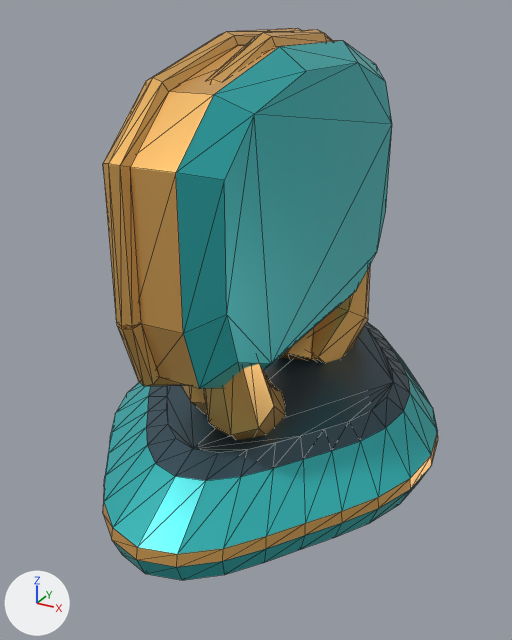
What one commit did to the glTF model public/models/optics/dualReflector.glb.
Before and after are seen from a 50 mm camera at (0.671, -1.316, 1.001) aimed at (-0.018, -0.063, 0.375). The axes (+X, +Y, +Z) are drawn at lower left. The lights are the same throughout. The first picture is the older version. Mesh edges are drawn as thin lines. Vertices at exactly the same position are counted once.

The first picture shows 'dualReflector'.
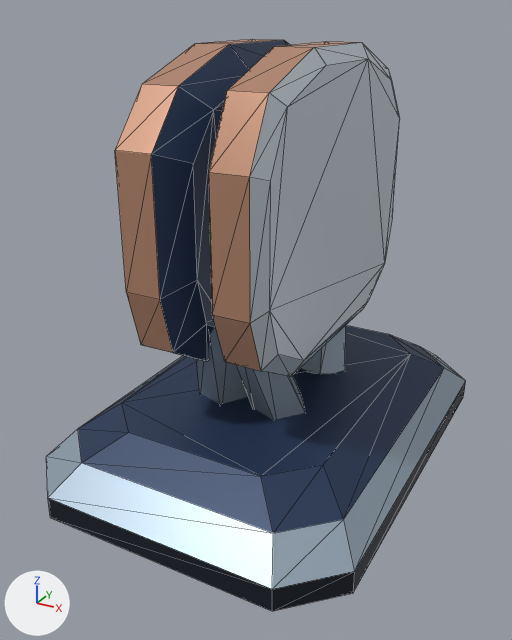
Changed parts and their boxes (x1, y1, x2, y2) in the pictures (512 x 640 px):
'dualReflector', recoloured, reshaped (25% wider)
    before: (103, 28, 438, 580)
    after: (46, 39, 466, 611)
part 1 of me_dualreflector, rebuilt (25% wider, 11% taller)
    before: (103, 322, 438, 580)
    after: (46, 325, 466, 611)
part 2 of me_dualreflector, rebuilt
    before: (208, 29, 333, 82)
    after: (209, 42, 400, 377)
part 3 of me_dualreflector, rebuilt (11% narrower, 10% shorter)
    before: (103, 28, 300, 386)
    after: (115, 39, 290, 361)
part 4 of me_dualreflector, rebuilt
    before: (204, 363, 285, 440)
    after: (237, 365, 305, 420)
part 5 of me_dualreflector, rebuilt
    before: (181, 374, 274, 414)
    after: (196, 319, 248, 404)
part 6 of me_dualreflector, rebuilt (not visible afterwards)
    before: (279, 328, 317, 361)
part 7 of me_dualreflector, rebuilt
    before: (310, 264, 371, 363)
    after: (301, 325, 346, 374)
part 8 of me_dualreflector, deleted
    before: (130, 40, 392, 389)

What the commit changed:
Material 'silvered glass' (mat_silvered_glass) changes colour from pale blue #d6f1fe to light grey #c5cfd8; in linear values from (0.67, 0.88, 0.99) to (0.558, 0.624, 0.687).
Material 'Naval enamel' (mat_naval_enamel) is new.
Its base color is (0.0203, 0.0437, 0.105) (dark blue #273b5b).
Its metallic is 0.31.
Its roughness is 0.49.
Material 'Titanium chamfers' (mat_titanium_chamfers) is new.
Its base color is (0.342, 0.429, 0.515) (greyish blue #9eafbe).
Its metallic is 0.42.
Its roughness is 0.42.
Material 'Graphite isolation' (mat_graphite_isolation) is new.
Its base color is (0.00651, 0.011, 0.0212) (black #131b28).
Its metallic is 0.25.
Its roughness is 0.61.
Material 'Copper fittings' (mat_copper_fittings) is new.
Its base color is (0.521, 0.275, 0.178) (brown #bf8f75).
Its metallic is 0.34.
Its roughness is 0.4.
me_dualreflector is used by ob_dualreflector; location (0.0, 0.0, 0.0).
me_dualreflector had 588 vertices, 1148 faces and spanned x -0.384..0.384, y -0.543..0.543, z 0.012..0.963.
me_dualreflector no longer uses material mat_midnight_ceramic (dark blue #354f5c).
me_dualreflector no longer uses material mat_lagoon_enamel (cyan #32babc).
me_dualreflector no longer uses material mat_satin_brass (orange #edb665).
me_dualreflector now has 176 vertices, 324 faces and spans x -0.36..0.36, y -0.5..0.5, z 0.0..0.94.
me_dualreflector part 1: the loose piece of 192 vertices spanning x -0.384..0.384, y -0.543..0.543, z 0.012..0.215 is rebuilt with 40 vertices and now spans x -0.36..0.36, y -0.5..0.5, z 0.0..0.208.
me_dualreflector part 2: the loose piece of 102 vertices spanning x 0.009..0.055, y -0.369..0.377, z 0.307..0.963 is rebuilt with 48 vertices and now spans x 0.014..0.148, y -0.351..0.359, z 0.33..0.94.
me_dualreflector part 3: the loose piece of 102 vertices spanning x -0.064..-0.018, y -0.483..0.473, z 0.307..0.963 is rebuilt with 48 vertices and now spans x -0.148..-0.014, y -0.359..0.351, z 0.33..0.94.
me_dualreflector part 4: the loose piece of 24 vertices spanning x -0.057..0.124, y -0.362..-0.097, z 0.128..0.492 is rebuilt with 10 vertices and now spans x -0.002..0.132, y -0.256..-0.053, z 0.17..0.477, in mat_titanium_chamfers (greyish blue #9eafbe).
me_dualreflector part 5: the loose piece of 24 vertices spanning x -0.111..0.061, y -0.289..-0.058, z 0.135..0.489 is rebuilt with 10 vertices and now spans x -0.121..0.01, y -0.255..-0.051, z 0.166..0.474, in mat_titanium_chamfers (greyish blue #9eafbe).
me_dualreflector part 6: the loose piece of 24 vertices spanning x -0.111..0.061, y 0.058..0.289, z 0.135..0.489 is rebuilt with 10 vertices and now spans x -0.121..0.01, y 0.051..0.255, z 0.166..0.474, in mat_titanium_chamfers (greyish blue #9eafbe).
me_dualreflector part 7: the loose piece of 24 vertices spanning x -0.057..0.124, y 0.097..0.362, z 0.128..0.492 is rebuilt with 10 vertices and now spans x -0.002..0.132, y 0.053..0.256, z 0.17..0.477, in mat_titanium_chamfers (greyish blue #9eafbe).
Part 8, on me_dualreflector:
96 vertices are removed from x -0.085..0.11, y -0.46..0.45, z 0.33..0.94.
184 faces are deleted.
me_dualreflector gains material mat_graphite_isolation (black #131b28).
me_dualreflector gains material mat_naval_enamel (dark blue #273b5b).
me_dualreflector gains material mat_titanium_chamfers (greyish blue #9eafbe).
me_dualreflector gains material mat_copper_fittings (brown #bf8f75).
